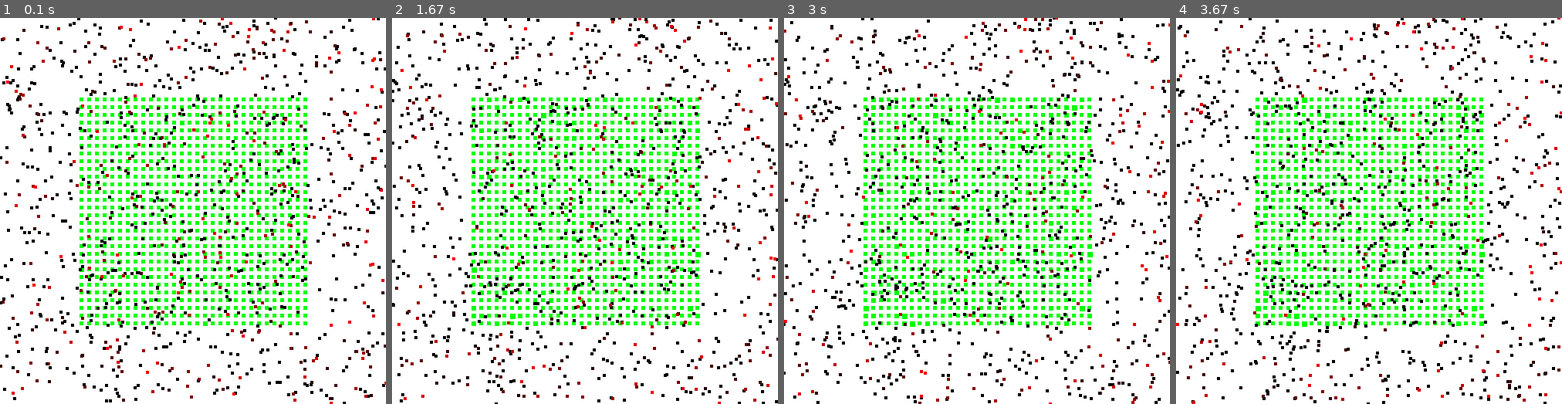
Above: before the commit, frames 1-4 (left to right).
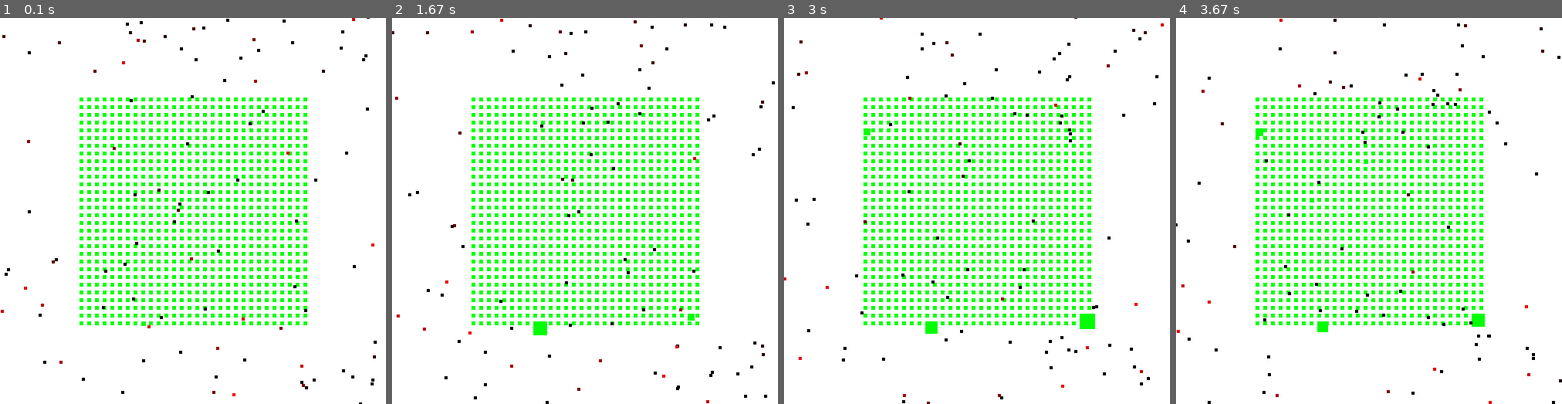
Above: after the commit, the same moments.

Repository: marioayala15/SpatialEpiSim
Game: pygame game, started from Pygamevectors.py
The game is run twice, just before and just after one commit, with the same random seed, the same clock (stepped at 60 frames per second) and the same inputs.
Inputs:
- Up to frame 1 (0.1 s): no input
- Up to frame 2 (1.67 s): tap Enter at 0.33 s
- Up to frame 3 (3 s): tap Space at 1.67 s
- Up to frame 4 (3.67 s): no input

The runs differ from the first frame. In frame 1, 6.7% of the frame differs, in the area x 0-100%, y 0-100%; in frame 2, 7.1%; in frame 3, 7.3%; in frame 4, 7.3%.

Commit message:
Before modification of coloring

Diff:
--- a/Pygamevectors.py
+++ b/Pygamevectors.py
@@ -1,6 +1,9 @@
 import pygame, sys, random
 from uuid import uuid4
 import ctypes
+from numpy import linalg as LA
+import matplotlib.cm as cm
+#from matplotlib.colors import Normalize
 
 random.seed(71017)
 
@@ -17,19 +20,19 @@
 
 # Model parameters
 a=0           #Ito-trend
-sigma=1       #Ito- dif. coef.
+sigma=5       #Ito- dif. coef.
 dt=1          #time-step discretization of Ito dif
 mu=0.5        # mutation birth proba
 b=1           # birth rate
-d=0.05           # death rate (multiplier of trait (can even be a function))
-c=0           # death rate parameter (multiplier considering all traits in  position x) (cuadratic rate)
+d=0.1          # death rate (multiplier of trait (can even be a function))
+c=0.1          # death rate parameter (multiplier considering all traits in  position x) (cuadratic rate)
 beta= 1
-eta=1
-gamma=1
+eta=0.01
+gamma=0.01
 m=1
 
 # Initial population paramters
-n = 1000   # number of vectors (they dont die during the whole simulation)
+n = 100   # number of vectors (they dont die during the whole simulation)
 p= 0.4  #Proportion of loaded vectors at time zero
 
 
@@ -108,6 +111,14 @@
     for element in list:
         if element.id == identifier:
             return element
+
+# This functions maps a list of traits to some color
+def coloring_traits(list):
+    if len(list)==0:
+        color_plant=green
+    else:
+        norm_value=LA.norm(list)
+        color_plant=cm.autumn(norm_value)
 
 
 #Clases
@@ -170,17 +181,19 @@
         self.xpos = x
         self.ypos = y
         self.size = 5
-        self.image = pygame.Surface([self.size, self.size])
-        self.image.fill(green)
+        self.color = green
+        self.image = pygame.Surface([self.size, self.size])
+        self.image.fill(self.color)
         self.rect =self.image.get_rect()
         self.rect.center=(self.xpos,self.ypos)
         self.trait = []  # List of viruses (inititally empty) and its traits  (in [0,1])
 
     def infection(self,contag_trait):
+        self.trait.append(contag_trait)
         self.size += 1
         self.image = pygame.Surface([self.size, self.size])
         self.image.fill(green)
-        self.trait.append(contag_trait)
+
 
     def clonebirth(self,parent_trait):
         self.size+= 1
@@ -373,4 +386,4 @@
     charged_vectors_group.update()
     charged_vectors_group.draw(screen)
     pygame.display.update()
-    clock.tick(120)
+    clock.tick(60)
